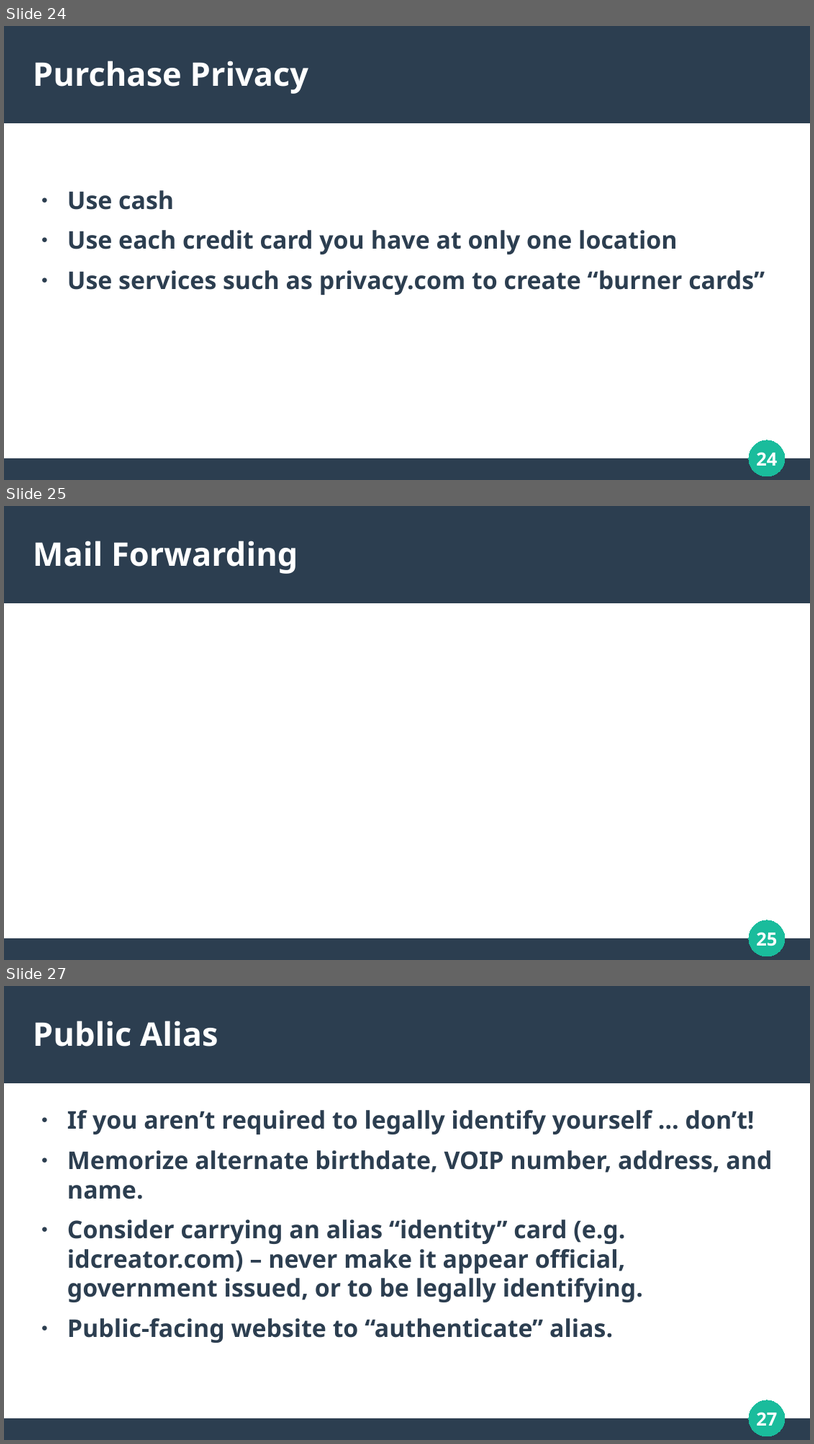
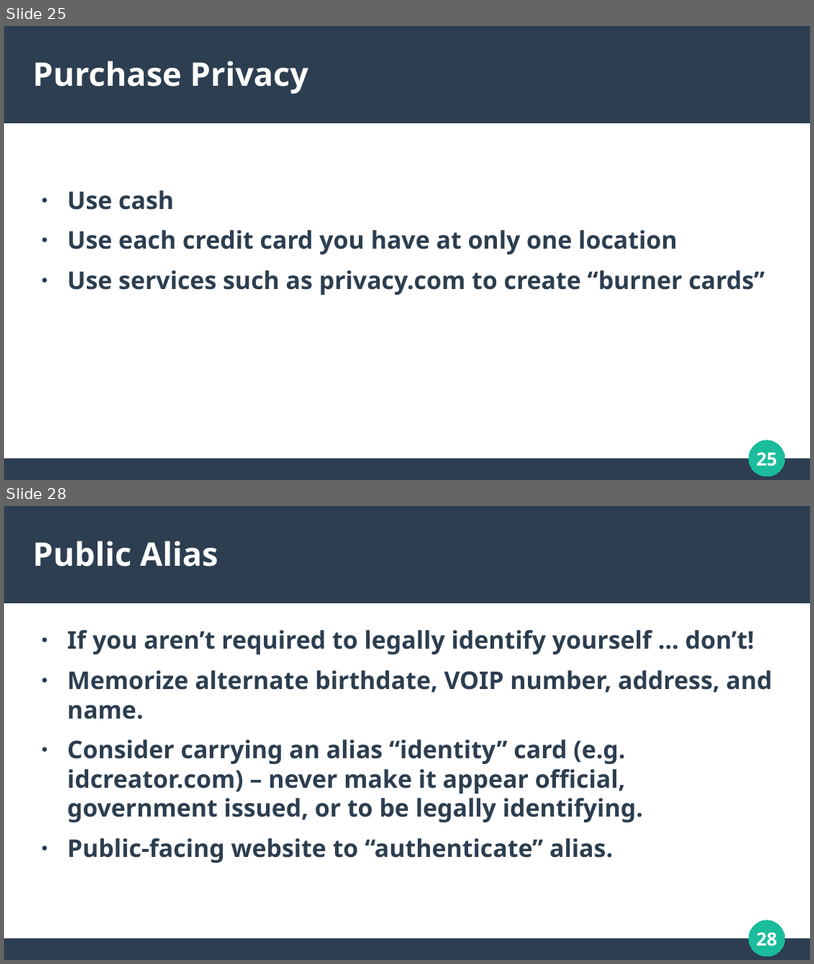
Before and after one commit to RealAsira/OwnYourOSINT, a slide deck: Own Your OSINT.odp. Shown one above the other, each under a label of ours: slides 24, 25 and 27 before the commit, slides 25 and 28 after it; the slides between them are not shown. The pictures are 814x1444 and 814x964 pixels, drawn with LibreOffice and Linux fonts; fonts in the diff are those of the drawing. Boxes give left, top, right and bottom in pixels: in the first picture for what was removed or moved away, otherwise in the second. Text is boxed around its words. In the diff, an @@ line names an element or a change of style, - is before the commit and + after.

```diff
--- a/Own Your OSINT.odp
+++ b/Own Your OSINT.odp
@@ slide 25 removed at <box>4,506,810,960</box>, background #FFFFFF; not listed: 3 template elements that a slide beside it also shows @@
@@ title removed at <box>33,541,298,574</box> @@
-Mail Forwarding
@@ page number removed at <box>756,932,777,946</box> @@
-25
@@ what was slide 24 is now slide 25 @@
@@ page number at <box>756,452,777,466</box>: text changed @@
-24
+25
@@ what was slide 27 is now slide 28 @@
@@ page number at <box>756,932,777,946</box>: text changed @@
-27
+28
```
Also in this commit, not shown: 7 slides changed, 2 slides added, 1 other slide removed.
